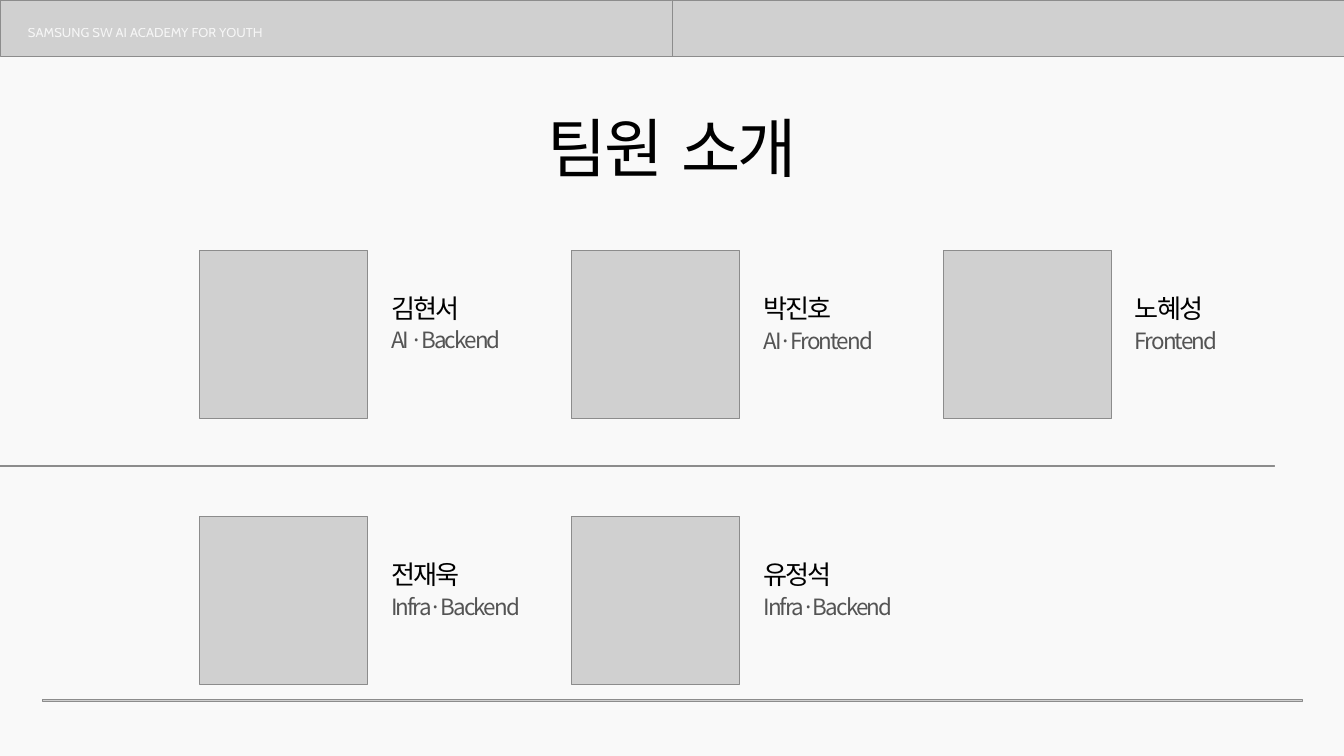
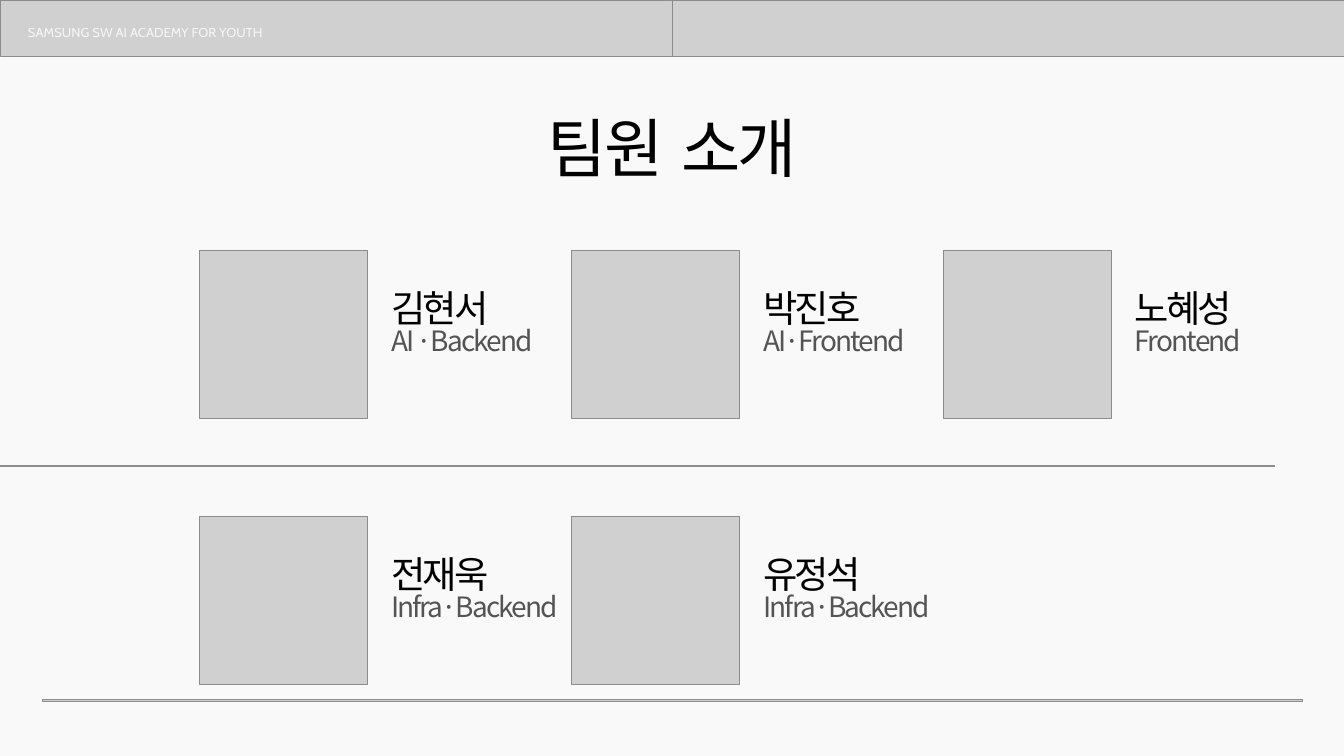
Before and after one commit to seok0205/MaumCanvas, a slide deck: slide 8 of docs/13기_공통PJT_중간발표_E108_마음캔버스.pptx (slide 3 before the commit). Drawn at 1344x756 pixels with LibreOffice and Linux fonts; fonts in the diff are those of the drawing; grey boxes stand for pictures. Boxes give left, top, right and bottom in pixels: in the first picture for what was removed or moved away, otherwise in the second. Text is boxed around its words. In the diff, an @@ line names an element or a change of style, - is before the commit and + after.

```diff
--- a/docs/13기_공통PJT_중간발표_E108_마음캔버스.pptx
+++ b/docs/13기_공통PJT_중간발표_E108_마음캔버스.pptx
@@ size 24 to 30 pt in 5 elements at box(1135, 324, 1241, 352), box(391, 590, 558, 618), box(763, 590, 930, 618), box(763, 324, 905, 352), box(391, 323, 533, 352) @@
@@ size 28 to 40 pt, letter spacing -2 to -3 pt in 5 elements at box(391, 291, 488, 332), box(763, 291, 860, 332), box(1135, 291, 1232, 332), box(391, 557, 488, 598), box(763, 557, 860, 598) @@
```
Also in this commit, not shown: 17 other slides changed, 5 slides added, 1 slide removed.
